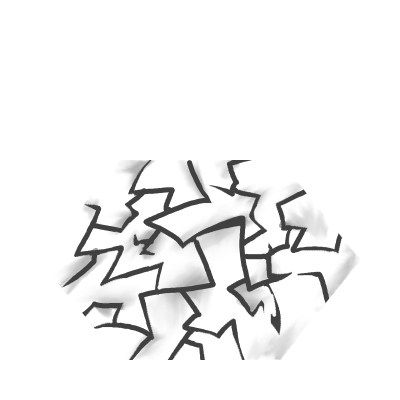
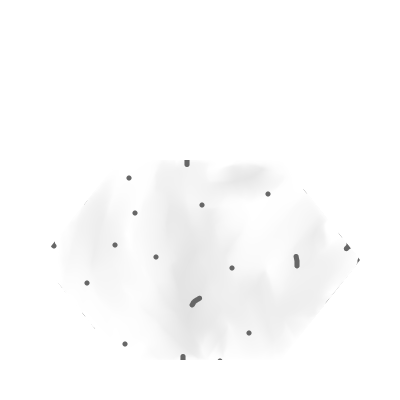
The second w=400, h=400 image is a revision of the first. Changes to its layers:
added group "Tile" with 23 layers above "Paint Layer 17" over [left=51, top=160, right=360, bottom=360]
added group "Wet" with 10 layers in group "Tile" over [left=51, top=160, right=360, bottom=360]
added group "3" (1st of 2, in "Tile" › "Wet") with 2 layers in group "Wet" over [left=51, top=160, right=360, bottom=360]
added layer "Paint Layer 16" (2nd of 4, in "Tile" › "Wet" › "3") in group "3" over [left=51, top=160, right=360, bottom=360]
added layer "Paint Layer 15" (2nd of 4, in "Tile" › "Wet" › "3") in group "3" over [left=51, top=160, right=360, bottom=360]
added layer "Copy of Paint Layer 12" (2nd of 4, in "Tile" › "Wet") in group "Wet" over [left=51, top=160, right=360, bottom=360]
hid group "Dry" (10 layers), moved it into group "Tile" over [left=51, top=160, right=360, bottom=360]
